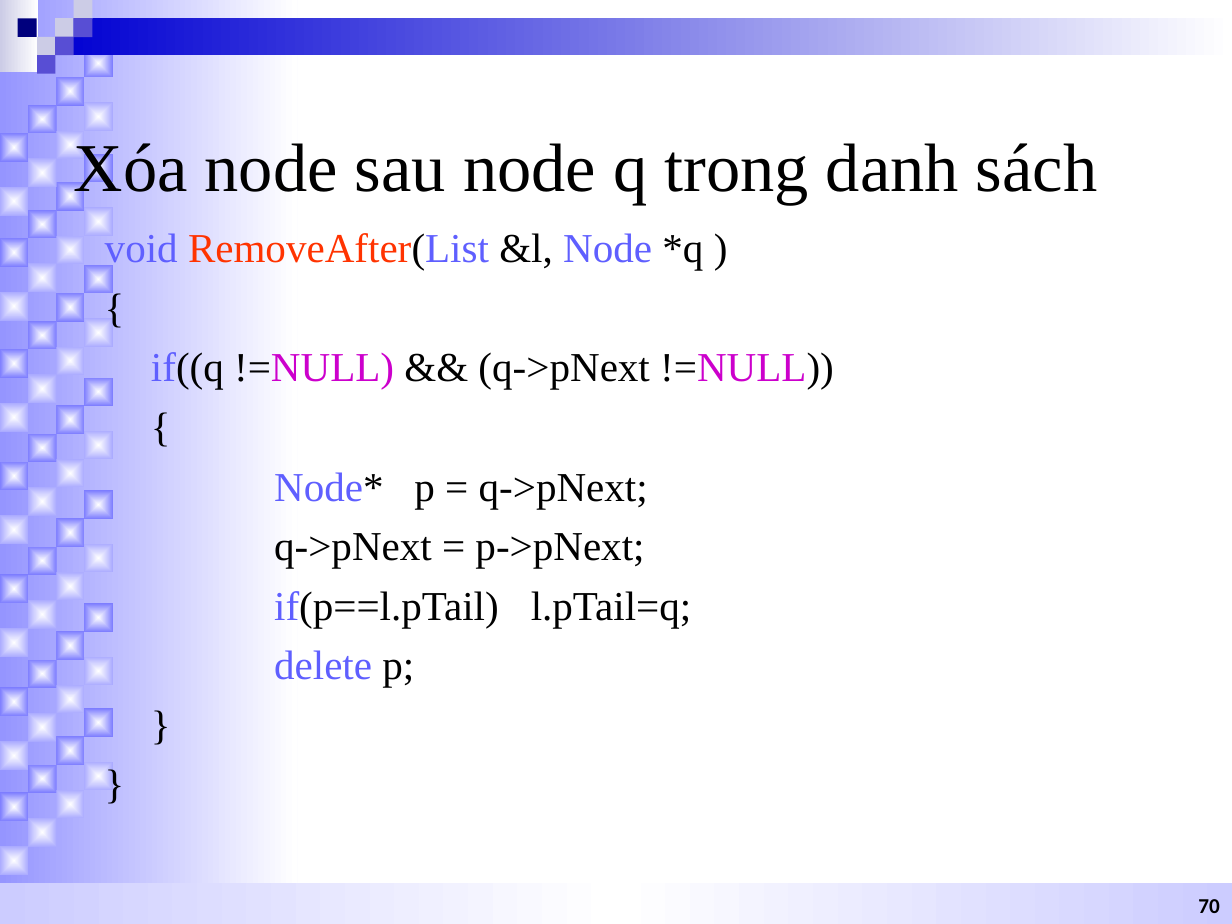
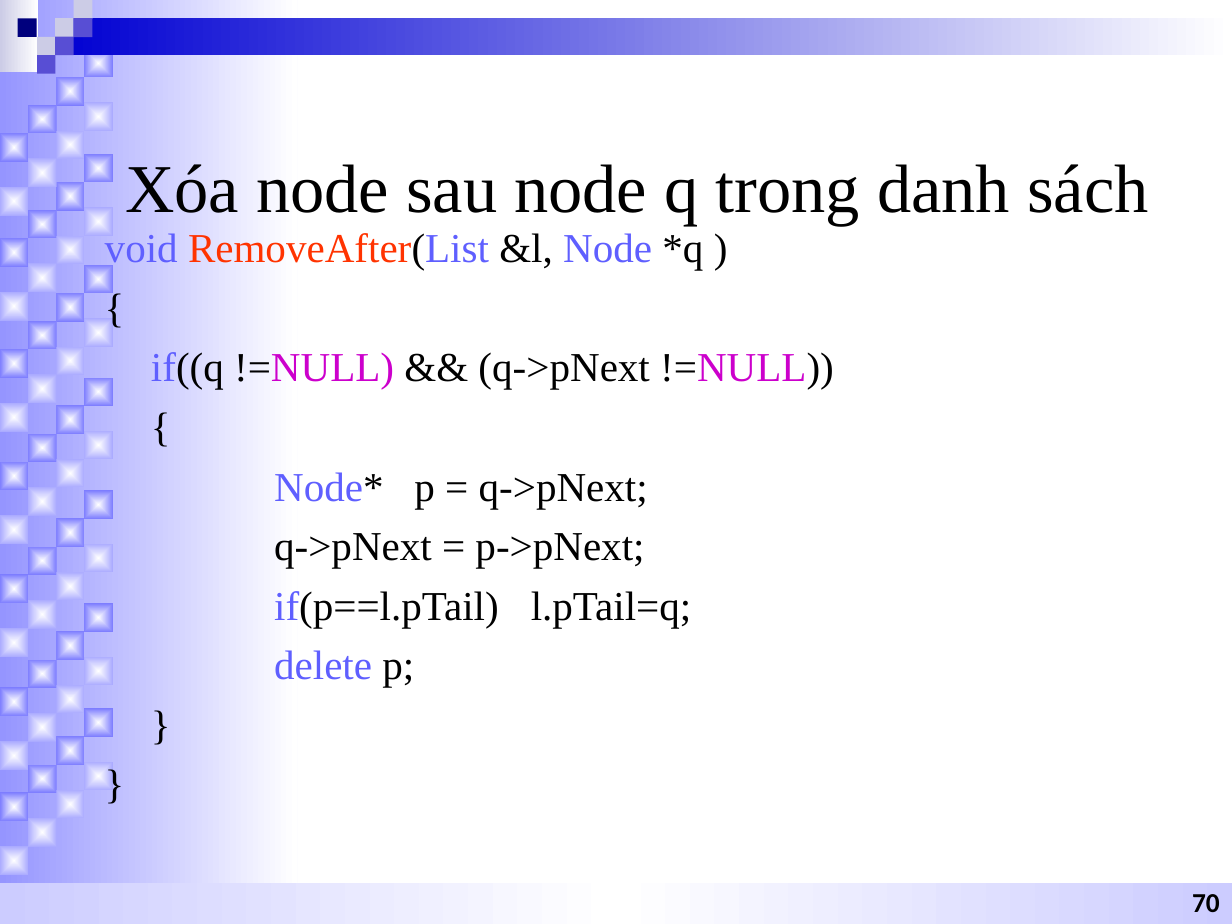
Before and after one commit to baoanth/da22ttc-th-ctdlgt, a slide deck: slide 70 of @huong-dan-thuc-hanh/danh-sach-lien-ket.ppt. Drawn at 1232x924 pixels with LibreOffice and Linux fonts; fonts in the diff are those of the drawing. Boxes give left, top, right and bottom in pixels: in the first picture for what was removed or moved away, otherwise in the second. Text is boxed around its words. In the diff, an @@ line names an element or a change of style, - is before the commit and + after.

```diff
--- a/@huong-dan-thuc-hanh/danh-sach-lien-ket.ppt
+++ b/@huong-dan-thuc-hanh/danh-sach-lien-ket.ppt
@@ title "Xóa node sau node q ...": place and size @@
-title "Xóa node sau node q ..." at [74,143,1097,205]
+title "Xóa node sau node q ..." at [125,164,1148,225]
@@ page number at [1192,894,1220,912]: size 12.4 to 16 pt; line spacing 0.8 to 1 @@
```
Also in this commit, not shown: 15 other slides changed, 3 other files.
